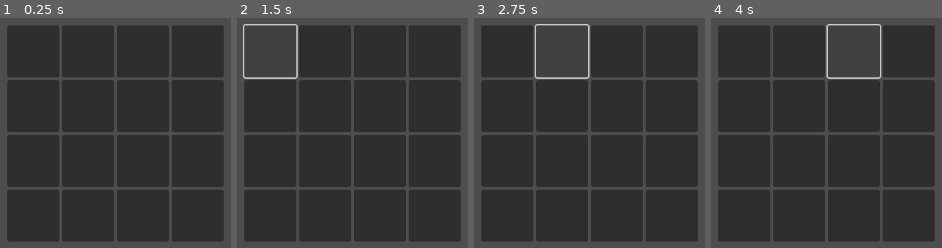
Above: before the commit, frames 1-4 (left to right).
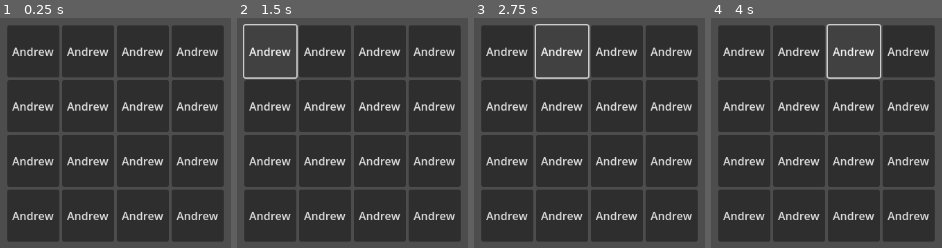
Above: after the commit, the same moments.

Repository: FrostyDog94/Connections
Game: Godot game, scene res://Scenes/main.tscn
Two runs of this game, one before a commit and one after it. Both use one fixed random seed, a clock stepped at 60 frames per second and the inputs below.
Inputs (mouse positions are in pixels of both pictures, inside the frame that each line leads up to):
- Up to frame 1 (0.25 s): no input
- Up to frame 2 (1.5 s): click (269, 52) at 0.52 s; click (269, 52) at 1.25 s, where only the run after the commit has a clickable "Andrew"
- Up to frame 3 (2.75 s): click (561, 52) at 2.02 s
- Up to frame 4 (4 s): click (798, 52) at 2.75 s, where only the run after the commit has a clickable "Andrew"; click (854, 52) at 3.52 s

The runs differ from the first frame. In frame 1, 6.0% of the frame differs, in the area x 5-95%, y 12-88%; in frame 2, 6.0%; in frame 3, 6.0%; in frame 4, 6.0%.

Commit message:
UI

Diff:
--- a/connections/Scenes/main.tscn
+++ b/connections/Scenes/main.tscn
@@ -1,6 +1,6 @@
-[gd_scene load_steps=2 format=3 uid="uid://c0rn8cwa7ydvn"]
+[gd_scene load_steps=2 format=3 uid="uid://cnaipyhylk2eb"]
 
-[ext_resource type="PackedScene" uid="uid://ddnjj7rljvnmv" path="res://Scenes/row.tscn" id="1_fo7gn"]
+[ext_resource type="Script" path="res://Scripts/grid_container.gd" id="1_d0pk4"]
 
 [node name="Main" type="Control"]
 layout_mode = 3
@@ -10,30 +10,85 @@
 grow_horizontal = 2
 grow_vertical = 2
 
-[node name="MarginContainer" type="MarginContainer" parent="."]
+[node name="CenterContainer" type="CenterContainer" parent="."]
 layout_mode = 1
-anchors_preset = 15
-anchor_right = 1.0
-anchor_bottom = 1.0
+anchors_preset = 8
+anchor_left = 0.5
+anchor_top = 0.5
+anchor_right = 0.5
+anchor_bottom = 0.5
+offset_left = -20.0
+offset_top = -20.0
+offset_right = 20.0
+offset_bottom = 20.0
 grow_horizontal = 2
 grow_vertical = 2
 
-[node name="CenterContainer" type="CenterContainer" parent="MarginContainer"]
+[node name="GridContainer" type="GridContainer" parent="CenterContainer"]
 layout_mode = 2
-size_flags_horizontal = 4
-size_flags_vertical = 4
+columns = 4
+script = ExtResource("1_d0pk4")
 
-[node name="Rows" type="VBoxContainer" parent="MarginContainer/CenterContainer"]
+[node name="Tile" type="Button" parent="CenterContainer/GridContainer"]
+custom_minimum_size = Vector2(75, 75)
 layout_mode = 2
 
-[node name="Row" parent="MarginContainer/CenterContainer/Rows" instance=ExtResource("1_fo7gn")]
+[node name="Tile2" type="Button" parent="CenterContainer/GridContainer"]
+custom_minimum_size = Vector2(75, 75)
 layout_mode = 2
 
-[node name="Row2" parent="MarginContainer/CenterContainer/Rows" instance=ExtResource("1_fo7gn")]
+[node name="Tile3" type="Button" parent="CenterContainer/GridContainer"]
+custom_minimum_size = Vector2(75, 75)
 layout_mode = 2
 
-[node name="Row3" parent="MarginContainer/CenterContainer/Rows" instance=ExtResource("1_fo7gn")]
+[node name="Tile4" type="Button" parent="CenterContainer/GridContainer"]
+custom_minimum_size = Vector2(75, 75)
 layout_mode = 2
 
-[node name="Row4" parent="MarginContainer/CenterContainer/Rows" instance=ExtResource("1_fo7gn")]
+[node name="Tile5" type="Button" parent="CenterContainer/GridContainer"]
+custom_minimum_size = Vector2(75, 75)
 layout_mode = 2
+
+[node name="Tile6" type="Button" parent="CenterContainer/GridContainer"]
+custom_minimum_size = Vector2(75, 75)
+layout_mode = 2
+
+[node name="Tile7" type="Button" parent="CenterContainer/GridContainer"]
+custom_minimum_size = Vector2(75, 75)
+layout_mode = 2
+
+[node name="Tile8" type="Button" parent="CenterContainer/GridContainer"]
+custom_minimum_size = Vector2(75, 75)
+layout_mode = 2
+
+[node name="Tile9" type="Button" parent="CenterContainer/GridContainer"]
+custom_minimum_size = Vector2(75, 75)
+layout_mode = 2
+
+[node name="Tile10" type="Button" parent="CenterContainer/GridContainer"]
+custom_minimum_size = Vector2(75, 75)
+layout_mode = 2
+
+[node name="Tile11" type="Button" parent="CenterContainer/GridContainer"]
+custom_minimum_size = Vector2(75, 75)
+layout_mode = 2
+
+[node name="Tile12" type="Button" parent="CenterContainer/GridContainer"]
+custom_minimum_size = Vector2(75, 75)
+layout_mode = 2
+
+[node name="Tile13" type="Button" parent="CenterContainer/GridContainer"]
+custom_minimum_size = Vector2(75, 75)
+layout_mode = 2
+
+[node name="Tile14" type="Button" parent="CenterContainer/GridContainer"]
+custom_minimum_size = Vector2(75, 75)
+layout_mode = 2
+
+[node name="Tile15" type="Button" parent="CenterContainer/GridContainer"]
+custom_minimum_size = Vector2(75, 75)
+layout_mode = 2
+
+[node name="Tile16" type="Button" parent="CenterContainer/GridContainer"]
+custom_minimum_size = Vector2(75, 75)
+layout_mode = 2
--- a/connections/Scenes/row.tscn
+++ /dev/null
@@ -1,17 +0,0 @@
-[gd_scene load_steps=2 format=3 uid="uid://ddnjj7rljvnmv"]
-
-[ext_resource type="PackedScene" uid="uid://dity0u5uy7qwq" path="res://Scenes/tile.tscn" id="1_1rlub"]
-
-[node name="Row" type="HBoxContainer"]
-
-[node name="Tile" parent="." instance=ExtResource("1_1rlub")]
-layout_mode = 2
-
-[node name="Tile2" parent="." instance=ExtResource("1_1rlub")]
-layout_mode = 2
-
-[node name="Tile3" parent="." instance=ExtResource("1_1rlub")]
-layout_mode = 2
-
-[node name="Tile4" parent="." instance=ExtResource("1_1rlub")]
-layout_mode = 2
--- a/connections/Scenes/tile.tscn
+++ /dev/null
@@ -1,4 +0,0 @@
-[gd_scene format=3 uid="uid://dity0u5uy7qwq"]
-
-[node name="Tile" type="Button"]
-custom_minimum_size = Vector2(75, 75)
--- /dev/null
+++ b/connections/Scripts/Global.gd
@@ -0,0 +1,8 @@
+extends Node
+
+var list = [
+	["Andrew", "Aidan", "Colin", "Luke"],
+	["Blue", "Red", "Purple", "Green"],
+	["Honda", "Ford", "Mustang", "Nissan"],
+	["Dog", "Cat", "Bat", "Owl"]
+]
--- /dev/null
+++ b/connections/Scripts/grid_container.gd
@@ -0,0 +1,14 @@
+extends GridContainer
+var x = 0
+var y = 0
+
+# Called when the node enters the scene tree for the first time.
+func _ready() -> void:
+	for n in self.get_children():
+		get_child(x).text = Global.list[y][y]
+		x += 1
+
+
+# Called every frame. 'delta' is the elapsed time since the previous frame.
+func _process(delta: float) -> void:
+	pass
--- a/connections/project.godot
+++ b/connections/project.godot
@@ -15,6 +15,10 @@
 config/features=PackedStringArray("4.3", "Mobile")
 config/icon="res://icon.svg"
 
+[autoload]
+
+Global="*res://Scripts/Global.gd"
+
 [rendering]
 
 renderer/rendering_method="mobile"
